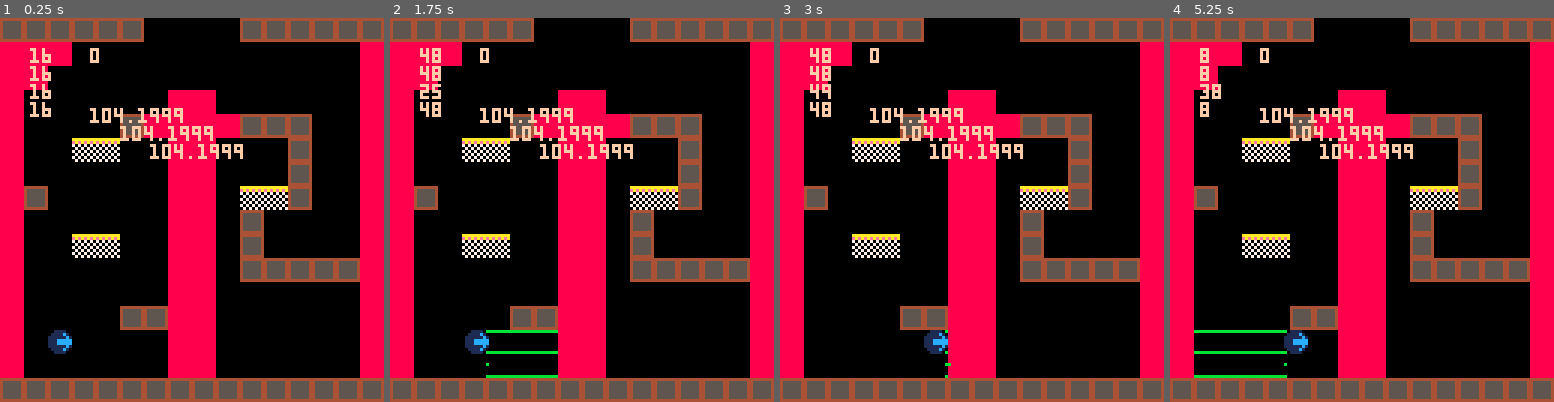
Above: before the commit, frames 1-4 (left to right).
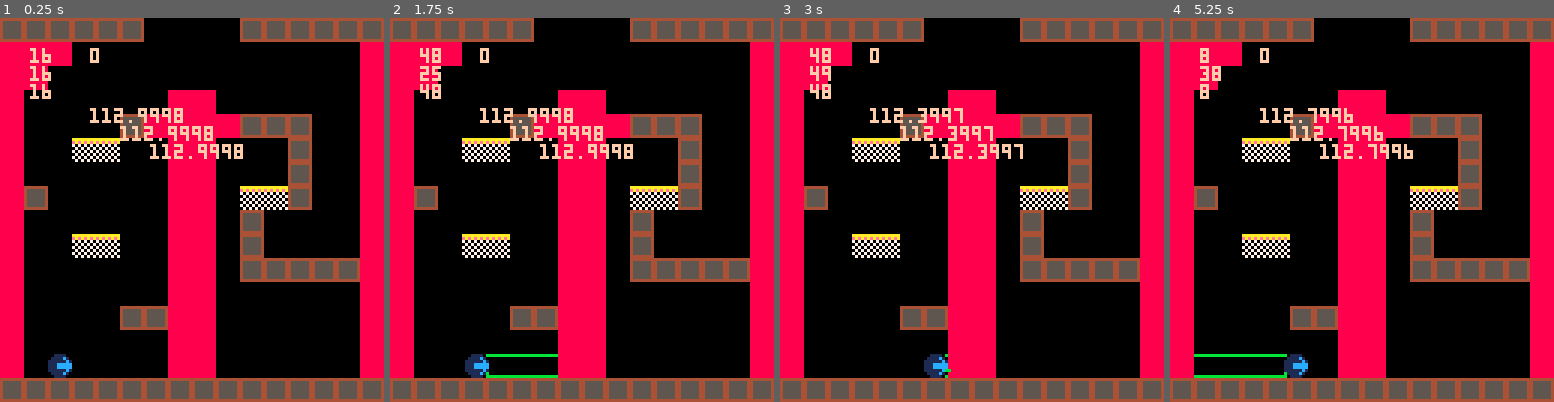
Above: after the commit, the same moments.

Repository: HankDeTank05/jump-n-slash
Game: PICO-8 cartridge jumpnslash-pico8/jumpnslash.p8
Two runs of this game, one before a commit and one after it. Both use one fixed random seed, a clock stepped at 60 frames per second and the inputs below.
Inputs:
- Up to frame 1 (0.25 s): no input
- Up to frame 2 (1.75 s): hold Right from 1.6 s (still down)
- Up to frame 3 (3 s): release Right at 2.1 s; hold Up 2.15-2.42 s; hold Right from 2.47 s (still down)
- Up to frame 4 (5.25 s): release Right at 3.03 s; hold Left 3.08-3.58 s; hold Right 4.02-4.68 s; hold Up 4.73-5.03 s; hold Left from 5.08 s (still down)

The runs differ from the first frame. In frame 1, 1.3% of the frame differs, in the area x 7-63%, y 21-94%; in frame 2, 1.8%; in frame 3, 1.3%; in frame 4, 2.1%, in the area x 6-64%, y 12-94%.

Commit message:
updated collision to account for shorter player sprite

Diff:
--- a/jumpnslash-pico8/jumpnslash.p8
+++ b/jumpnslash-pico8/jumpnslash.p8
@@ -63,7 +63,7 @@
 	x = 16, y = 100,
 	dx = 0, -- delta x, since there's no horizontal acceleration
 	y_vel = 0, -- y-velocity, since there is vertical acceleration
-	w = 8, h = 16,
+	w = 8, h = 8,
 	lft = nil, -- left x
 	rgt = nil, -- right x
 	top = nil, -- top y
@@ -126,54 +126,48 @@
 	-- 4. vel ray
 	cand_tx = p1.lft
 	cand_ty = p1.top
-	cand_mx = p1.lft
-	cand_my = p1.mdl
 	cand_bx = p1.lft
 	cand_by = p1.btm
 
 	if p1.dx > 0 then
 		-- cast rays to right
+
 		-- top ray
 		while fget(mget((cand_tx / 8) + rooms[room_num].x, (cand_ty / 8) + rooms[room_num].y), 4) == false do
 			cand_tx += 1
 		end
 		cand_tx -= p1.w
-		-- middle ray
-		while fget(mget((cand_mx / 8) + rooms[room_num].x, (cand_my / 8) + rooms[room_num].y), 4) == false do
-			cand_mx+=1
-		end
-		cand_mx -= p1.w
+
 		-- bottom ray
 		while fget(mget((cand_bx / 8) + rooms[room_num].x, (cand_by / 8) + rooms[room_num].y), 4) == false do
 			cand_bx += 1
 		end
 		cand_bx -= p1.w
+
 	elseif p1.dx < 0 then
 		-- cast rays to left
+
 		-- top ray
 		while fget(mget((cand_tx / 8) + rooms[room_num].x, (cand_ty / 8) + rooms[room_num].y), 4) == false do
 			cand_tx -= 1
 		end
 		cand_tx += 1
-		-- middle ray
-		while fget(mget((cand_mx / 8) + rooms[room_num].x, (cand_my / 8) + rooms[room_num].y), 4) == false do
-			cand_mx -= 1
-		end
-		cand_mx += 1
+
 		-- bottom ray
 		while fget(mget((cand_bx / 8) + rooms[room_num].x, (cand_by / 8) + rooms[room_num].y), 4) == false do
 			cand_bx -= 1
 		end
 		cand_bx += 1
+
 	end
 	cand_vx = p1.x + p1.dx
 
 	if p1.dx > 0 then
 		-- facing right, so pick the smallest (leftmost number)
-		p1.x = min(cand_vx, min(cand_mx, min(cand_tx, cand_bx)))
+		p1.x = min(cand_vx, min(cand_tx, cand_bx))
 	elseif p1.dx < 0 then
 		-- facing left, so pick the largest (rightmost number)
-		p1.x = max(cand_vx, max(cand_mx, max(cand_tx, cand_bx)))
+		p1.x = max(cand_vx, max(cand_tx, cand_bx))
 	end
 end
 
@@ -287,23 +281,20 @@
 		if true then
 			-- print numbers
 			print(cand_tx,10,10,15)
-			print(cand_mx,10,16,15)
-			print(cand_vx,10,22,15)
-			print(cand_bx,10,28,15)
+			print(cand_vx,10,16,15)
+			print(cand_bx,10,22,15)
 
 			-- draw rays
 			if p1.dx>0 then
 				--moving right
-				line(p1.rgt,p1.top,cand_tx+p1.w-1,cand_ty,11)
-				line(p1.rgt,p1.mdl,cand_mx+p1.w-1,cand_my,11)
-				line(p1.rgt,(p1.mdl+p1.btm)/2,cand_vx+p1.w-1,(p1.mdl+p1.btm)/2,11)
-				line(p1.rgt,p1.btm,cand_bx+p1.w-1,cand_by,11)
+				line(p1.rgt, p1.top, cand_tx + p1.w - 1, cand_ty, 11)
+				line(p1.rgt, (p1.mdl + p1.btm) / 2, cand_vx + p1.w - 1, (p1.mdl + p1.btm) / 2, 11)
+				line(p1.rgt, p1.btm, cand_bx + p1.w - 1, cand_by, 11)
 			elseif p1.dx<0 then
 				--moving left
-				line(p1.lft,p1.top,cand_tx,cand_ty,11)
-				line(p1.lft,p1.mdl,cand_mx,cand_my,11)
-				line(p1.lft,(p1.mdl+p1.btm)/2,cand_vx,(p1.mdl+p1.btm)/2,11)
-				line(p1.lft,p1.btm,cand_bx,cand_by,11)
+				line(p1.lft, p1.top, cand_tx, cand_ty, 11)
+				line(p1.lft, (p1.mdl + p1.btm) / 2, cand_vx, (p1.mdl + p1.btm) / 2, 11)
+				line(p1.lft, p1.btm, cand_bx, cand_by, 11)
 			end
 		end
 
